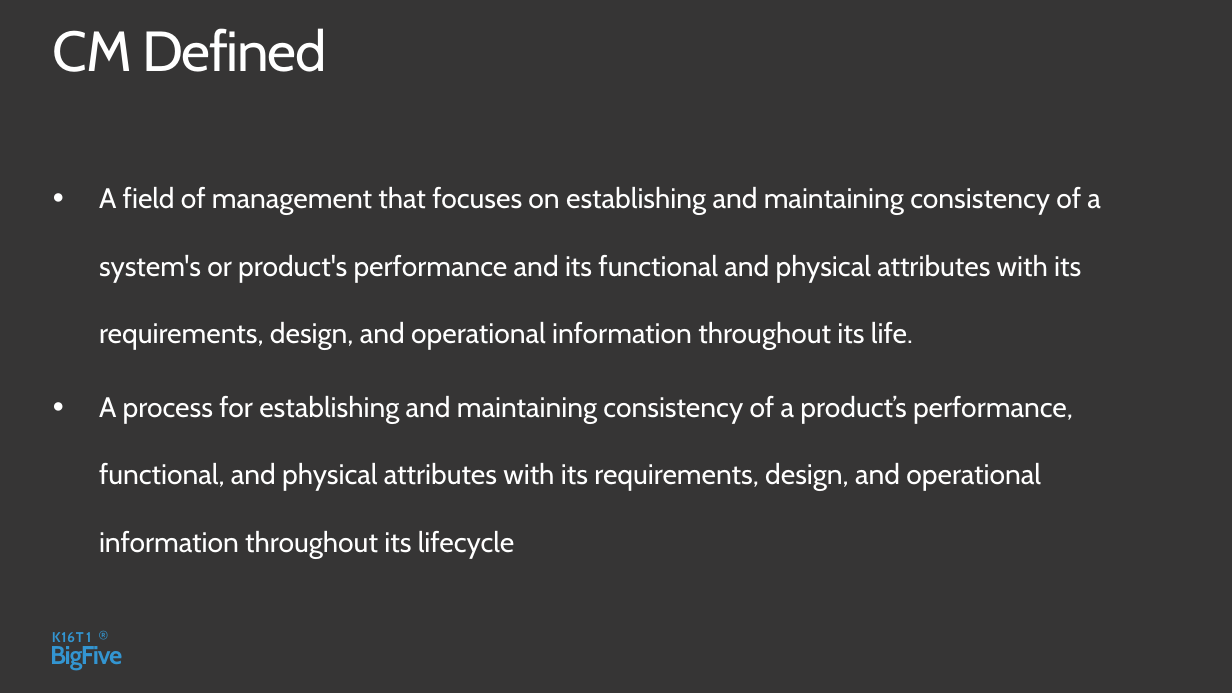
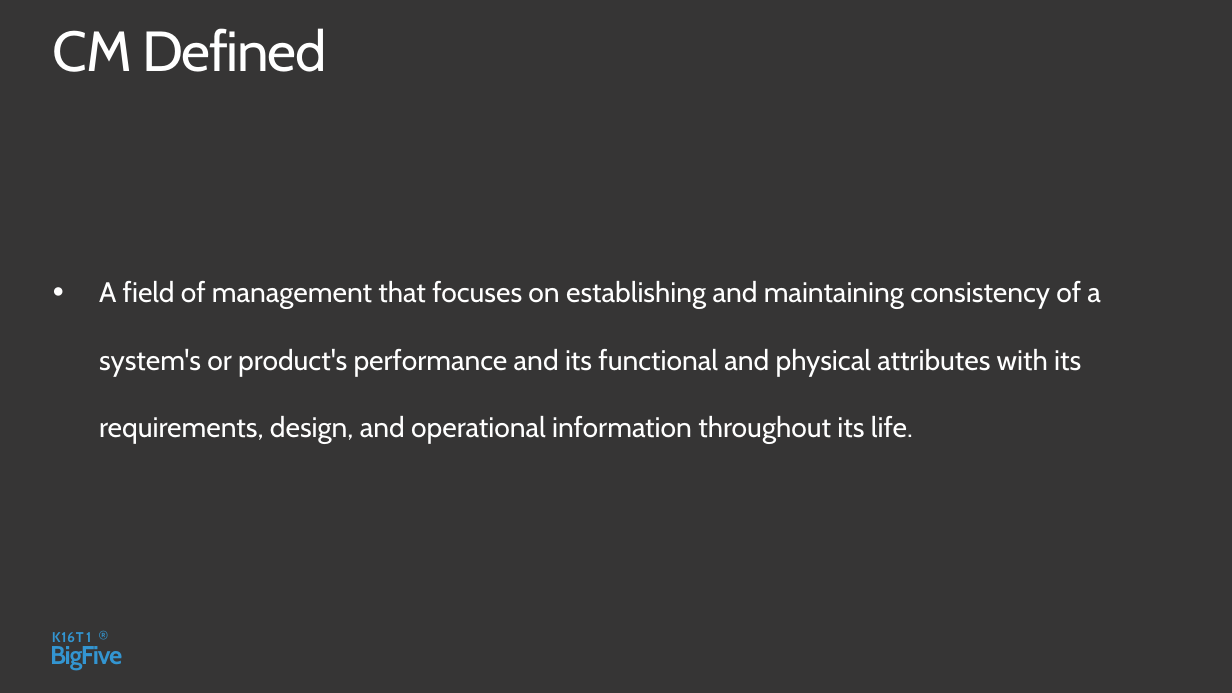
Before and after one commit to daotk/cdkpt, a slide deck: slide 4 of SPQM/Team Assignment/Final/CM_Final_0501.pptx. Drawn at 1232x693 pixels with LibreOffice and Linux fonts; fonts in the diff are those of the drawing; background and template pictures are left out. Boxes give left, top, right and bottom in pixels: in the first picture for what was removed or moved away, otherwise in the second. Text is boxed around its words. In the diff, an @@ line names an element or a change of style, - is before the commit and + after.

```diff
--- a/SPQM/Team Assignment/Final/CM_Final_0501.pptx
+++ b/SPQM/Team Assignment/Final/CM_Final_0501.pptx
@@ text "A field of management that ...": place and size @@
-text "A field of management that ..." at bbox=[99, 187, 1101, 558]
+text "A field of management that ..." at bbox=[99, 281, 1101, 444]
@@ text at bbox=[99, 396, 1073, 558]: paragraph removed @@
-● A process for establishing and maintaining consistency of a product’s performance, functional, and physical attributes with its requirements, design, and operational information throughout its lifecycle
```
Also in this commit, not shown: 3 other slides changed, 1 slide removed.
